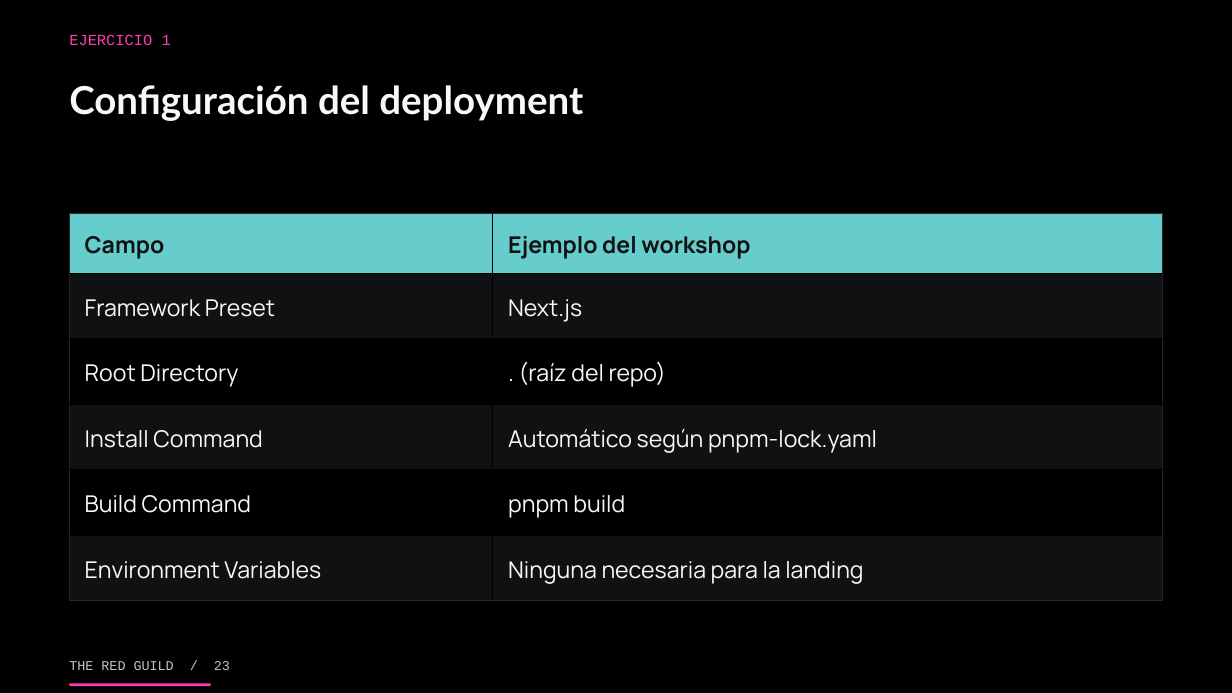
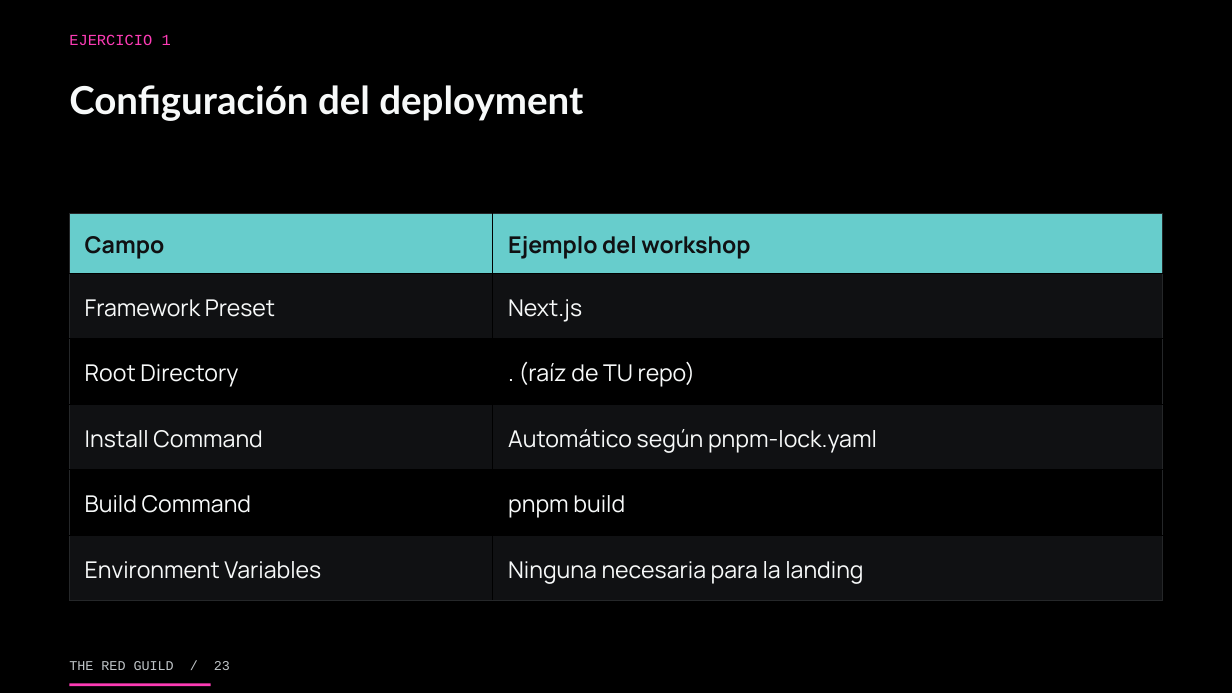
Before and after one commit to theredguild/github-ai-automation-lab, a slide deck: slide 23 of slides/workshop.pptx. Drawn at 1232x693 pixels with LibreOffice and Linux fonts; fonts in the diff are those of the drawing. Boxes give left, top, right and bottom in pixels: in the first picture for what was removed or moved away, otherwise in the second. Text is boxed around its words. In the diff, an @@ line names an element or a change of style, - is before the commit and + after.

```diff
--- a/slides/workshop.pptx
+++ b/slides/workshop.pptx
@@ table at (69,213,1163,601) @@
-row 3, column 2: . (raíz del repo)
+row 3, column 2: . (raíz de TU repo)
```
Also in this commit, not shown: 8 other slides changed, 27 other files.
